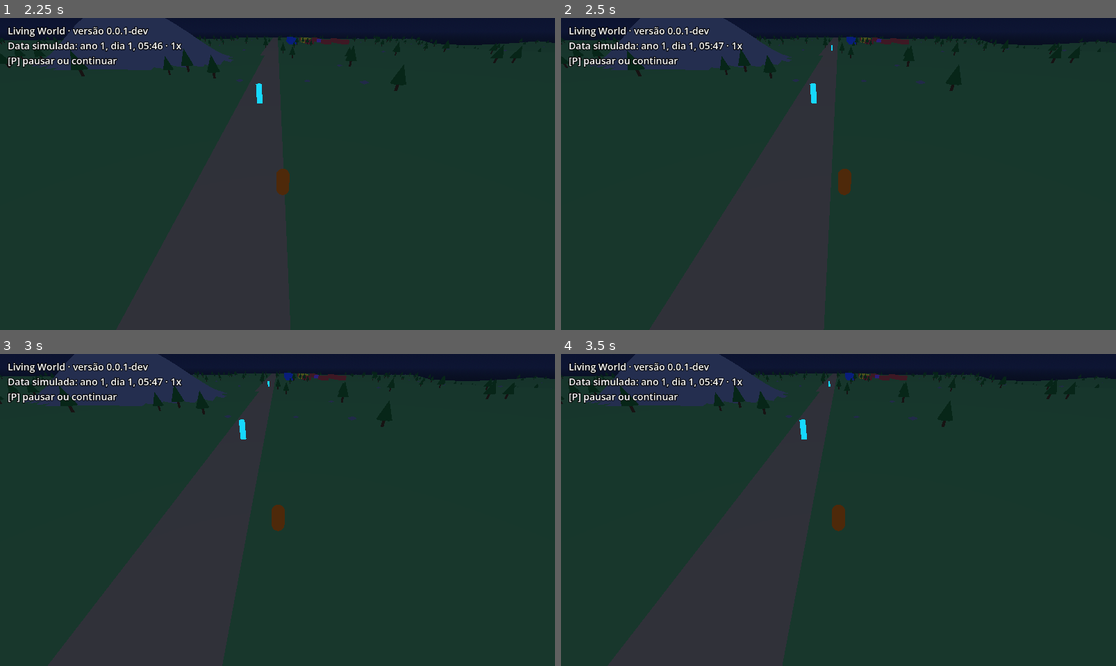
Above: before the commit, frames 1-4 (two rows, left to right).
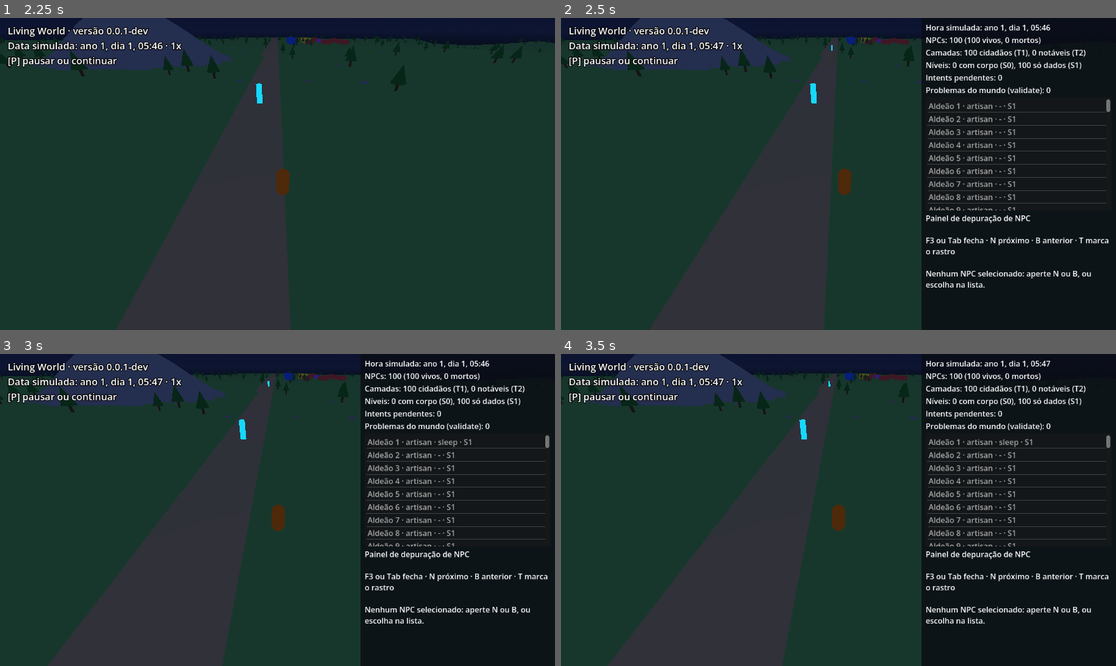
Above: after the commit, the same moments.

Repository: ArthurLK2006/LivingWorld
Game: Godot game, scene res://scenes/main.tscn
The game is run twice, just before and just after one commit, with the same random seed, the same clock (stepped at 60 frames per second) and the same inputs.
Inputs (mouse positions are in pixels of both pictures, inside the frame that each line leads up to):
- Up to frame 1 (2.25 s): tap Enter at 0.5 s; move the mouse to (399, 158) at 0.52 s; hold D (move_right) 0.53-1.25 s; tap Shift (run) at 0.6 s; click (399, 158) at 0.67 s; tap Space (jump) at 0.77 s; tap N (inspector_next, bound only after the commit) at 0.8 s; drag from (166, 189) to (249, 236) at 1.27 s; move the mouse to (333, 105) at 2.02 s; hold D (move_right) from 2.03 s (still down); tap B (inspector_previous, bound only after the commit) at 2.1 s; click (333, 105) at 2.17 s
- Up to frame 2 (2.5 s): keep holding D (move_right); tap Tab (inspector_toggle_alt, bound only after the commit) at 2.3 s
- Up to frame 3 (3 s): release D (move_right) at 2.75 s; drag from (249, 572) to (111, 463) at 2.77 s
- Up to frame 4 (3.5 s): no input

Frame 1 is identical in both runs. In frame 2, 32% of the frame differs, in the area x 64-100%, y 2-100%; in frame 3, 32%; in frame 4, 32%.

Commit message:
LW-082g: ativação do painel de depuração de NPC (teclas e montagem só em desenvolvimento)
Co-Authored-By: Claude Sonnet 5.5 <noreply@anthropic.com>

Diff:
--- a/project.godot
+++ b/project.godot
@@ -110,6 +110,31 @@
 "events": [Object(InputEventMouseButton,"resource_local_to_scene":false,"resource_name":"","device":-1,"window_id":0,"a …(252 unchanged characters)…
 ]
 }
+inspector_toggle={
+"deadzone": 0.2,
+"events": [Object(InputEventKey,"resource_local_to_scene":false,"resource_name":"","device":-1,"window_id":0,"alt_pressed":false,"shift_pressed":false,"ctrl_pressed":false,"meta_pressed":false,"pressed":false,"keycode":0,"physical_keycode":4194334,"key_label":0,"unicode":0,"location":0,"echo":false,"script":null)
+]
+}
+inspector_toggle_alt={
+"deadzone": 0.2,
+"events": [Object(InputEventKey,"resource_local_to_scene":false,"resource_name":"","device":-1,"window_id":0,"alt_pressed":false,"shift_pressed":false,"ctrl_pressed":false,"meta_pressed":false,"pressed":false,"keycode":0,"physical_keycode":4194306,"key_label":0,"unicode":0,"location":0,"echo":false,"script":null)
+]
+}
+inspector_next={
+"deadzone": 0.2,
+"events": [Object(InputEventKey,"resource_local_to_scene":false,"resource_name":"","device":-1,"window_id":0,"alt_pressed":false,"shift_pressed":false,"ctrl_pressed":false,"meta_pressed":false,"pressed":false,"keycode":0,"physical_keycode":78,"key_label":0,"unicode":0,"location":0,"echo":false,"script":null)
+]
+}
+inspector_previous={
+"deadzone": 0.2,
+"events": [Object(InputEventKey,"resource_local_to_scene":false,"resource_name":"","device":-1,"window_id":0,"alt_pressed":false,"shift_pressed":false,"ctrl_pressed":false,"meta_pressed":false,"pressed":false,"keycode":0,"physical_keycode":66,"key_label":0,"unicode":0,"location":0,"echo":false,"script":null)
+]
+}
+inspector_trace={
+"deadzone": 0.2,
+"events": [Object(InputEventKey,"resource_local_to_scene":false,"resource_name":"","device":-1,"window_id":0,"alt_pressed":false,"shift_pressed":false,"ctrl_pressed":false,"meta_pressed":false,"pressed":false,"keycode":0,"physical_keycode":84,"key_label":0,"unicode":0,"location":0,"echo":false,"script":null)
+]
+}
 
 [rendering]
 
--- a/src/app/input_actions.gd
+++ b/src/app/input_actions.gd
@@ -24,8 +24,15 @@
 const CAMERA_ORBIT: StringName = &"camera_orbit"
 const ZOOM_IN: StringName = &"zoom_in"
 const ZOOM_OUT: StringName = &"zoom_out"
+## Painel de depuração de NPC (LW-082g; só em build de desenvolvimento): F3 e Tab abrem e fecham (duas ações, uma tecla cada), N e B trocam de NPC e T marca o rastro [HIP].
+const INSPECTOR_TOGGLE: StringName = &"inspector_toggle"
+const INSPECTOR_TOGGLE_ALT: StringName = &"inspector_toggle_alt"
+const INSPECTOR_NEXT: StringName = &"inspector_next"
+const INSPECTOR_PREVIOUS: StringName = &"inspector_previous"
+const INSPECTOR_TRACE: StringName = &"inspector_trace"
 
 const ALL: Array[StringName] = [
 	MOVE_FORWARD, MOVE_BACK, MOVE_LEFT, MOVE_RIGHT, RUN, JUMP, INTERACT, PAUSE,
 	LOOK_LEFT, LOOK_RIGHT, LOOK_UP, LOOK_DOWN, SPEED_NORMAL, SPEED_DOUBLE, CAMERA_ORBIT, ZOOM_IN, ZOOM_OUT,
+	INSPECTOR_TOGGLE, INSPECTOR_TOGGLE_ALT, INSPECTOR_NEXT, INSPECTOR_PREVIOUS, INSPECTOR_TRACE,
 ]
--- a/src/presentation/world_view/main_world_view.gd
+++ b/src/presentation/world_view/main_world_view.gd
@@ -27,6 +27,8 @@
 ## Os corpos dos NPCs em S0 (LW-072f) e o motorista que os leva até os Intents, criados em código como as caixas dos locais.
 var _bodies_view: NpcBodiesView
 var _body_driver: NpcBodyDriver
+## O painel de depuração de NPC (LW-082g): só existe em build de desenvolvimento (nulo fora dele).
+var _npc_inspector: NpcInspectorPanel
 ## Só informa o foco depois de a TerrainView ter sido ligada a uma ponte.
 var _is_terrain_ready: bool = false
 
@@ -62,6 +64,7 @@
 	_terrain_view.set_focus(_focus_position())
 	_is_terrain_ready = true
 	set_process(true)
+	_npc_inspector = NpcInspectorMount.mount(self, bridge, _texts, OS.is_debug_build())
 
 
 ## Os corpos dos NPCs (LW-072f). A `NpcBodiesView` liga o interruptor de corpos da simulação ao ser ligada à ponte e o motorista é ligado logo em seguida, neste
--- /dev/null
+++ b/src/tools/npc_inspector/npc_inspector_mount.gd
@@ -0,0 +1,21 @@
+class_name NpcInspectorMount
+extends RefCounted
+## Onde o painel de depuração de NPC é montado (LW-082g; contrato em docs/modules/tools.md): **só em build de desenvolvimento**, sem autoload (decisão de Arthur).
+## O sinal de desenvolvimento entra por PARÂMETRO (`is_development_build`; quem chama lê `OS.is_debug_build()`, como o `GameApp` faz), então o teste prova os dois
+## casos. Fora de desenvolvimento o painel nem é criado: nenhum nó, nenhuma consulta à ponte, nenhuma tecla tratada.
+
+const PANEL_NAME: String = "NpcInspectorPanel"
+
+
+## Cria o painel como filho de `parent` e o liga à ponte e aos textos. Devolve o painel, ou nulo se não é build de desenvolvimento (nada é criado) ou se a ligação
+## falhar (o painel já registrou o motivo e é solto).
+static func mount(parent: Node, bridge: SimBridge, texts: UiText, is_development_build: bool) -> NpcInspectorPanel:
+	if not is_development_build:
+		return null
+	var panel: NpcInspectorPanel = NpcInspectorPanel.new()
+	panel.name = PANEL_NAME
+	if not panel.setup(bridge, texts):
+		panel.free()
+		return null
+	parent.add_child(panel)
+	return panel
--- a/src/tools/npc_inspector/npc_inspector_panel.gd
+++ b/src/tools/npc_inspector/npc_inspector_panel.gd
@@ -4,7 +4,7 @@
 ## do mundo e, do NPC selecionado, necessidades, ação, ofício, rastro, memórias e relações. Fica na lateral direita, semitransparente, e o jogo continua
 ## rodando. Só LÊ: consulta a ponte (`peek_*`) e entrega as respostas ao `NpcInspectorModel`, que decide o que mostrar; a ÚNICA escrita é `toggle_trace`, que
 ## marca ou desmarca o NPC para o rastro (`request_set_npc_traced`; decisão de Arthur). Todo texto vem de data/text/pt_br.json (`UiText`); os ids dos dados
-## aparecem crus. Começa FECHADO. Quem abre, fecha e troca de NPC por tecla é a LW-082g; aqui só estão os métodos.
+## aparecem crus. Começa FECHADO. As teclas (LW-082g) entram só como AÇÕES nomeadas (`InputActions`, nenhuma tecla escrita aqui): abrir e fechar valem sempre; próximo, anterior e marcar só com o painel aberto.
 
 ## Valores [HIP]: a camada fica acima do HUD, a largura é a fração da tela e a cor é de fundo semitransparente. 4 atualizações por segundo e o resumo do
 ## mundo, que é mais caro, cerca de 1 vez por segundo (decisão de Arthur, Q6).
@@ -122,6 +122,24 @@
 	refresh()
 
 
+## Trata a ação de entrada e devolve verdadeiro se o evento era dela. F3 e Tab (duas ações) abrem e fecham; N, B e T só valem com o painel aberto (fechado, deixam o evento passar).
+func handle_action(event: InputEvent) -> bool:
+	if event.is_action_pressed(InputActions.INSPECTOR_TOGGLE) or event.is_action_pressed(InputActions.INSPECTOR_TOGGLE_ALT):
+		toggle()
+		return true
+	if not visible:
+		return false
+	if event.is_action_pressed(InputActions.INSPECTOR_NEXT):
+		select_next()
+	elif event.is_action_pressed(InputActions.INSPECTOR_PREVIOUS):
+		select_previous()
+	elif event.is_action_pressed(InputActions.INSPECTOR_TRACE):
+		toggle_trace()
+	else:
+		return false
+	return true
+
+
 ## Consulta a ponte (lista, e do selecionado o detalhe, o rastro, as memórias e as relações), entrega ao modelo e redesenha.
 func refresh() -> void:
 	if _bridge == null:
@@ -164,6 +182,11 @@
 	if _refresh_left_s <= 0.0:
 		_refresh_left_s = REFRESH_INTERVAL_S
 		refresh()
+
+
+func _unhandled_input(event: InputEvent) -> void:
+	if handle_action(event):
+		get_viewport().set_input_as_handled()
 
 
 func _on_list_item_selected(index: int) -> void:
--- a/tests/unit/test_input_actions.gd
+++ b/tests/unit/test_input_actions.gd
@@ -2,7 +2,7 @@
 ## LW-044: mapa de entradas. Todas as ações existem no InputMap com as teclas de E1 (por tecla física), nenhuma tecla vale para
 ## duas ações, e a pausa do GameApp é tratada pela AÇÃO, sem tecla fixa. Sem janela.
 
-const ACTION_COUNT: int = 17
+const ACTION_COUNT: int = 22
 const GAME_APP_SOURCE: String = "res://src/app/game_app.gd"
 const UNSPECIFIED: KeyLocation = KEY_LOCATION_UNSPECIFIED
 ## Teclas padrão da decisão E1 de Arthur (DEC-116): ação -> [tecla física, localização].
@@ -21,6 +21,11 @@
 	InputActions.LOOK_DOWN: [KEY_DOWN, KEY_LOCATION_UNSPECIFIED],
 	InputActions.SPEED_NORMAL: [KEY_1, KEY_LOCATION_UNSPECIFIED],
 	InputActions.SPEED_DOUBLE: [KEY_2, KEY_LOCATION_UNSPECIFIED],
+	InputActions.INSPECTOR_TOGGLE: [KEY_F3, KEY_LOCATION_UNSPECIFIED],
+	InputActions.INSPECTOR_TOGGLE_ALT: [KEY_TAB, KEY_LOCATION_UNSPECIFIED],
+	InputActions.INSPECTOR_NEXT: [KEY_N, KEY_LOCATION_UNSPECIFIED],
+	InputActions.INSPECTOR_PREVIOUS: [KEY_B, KEY_LOCATION_UNSPECIFIED],
+	InputActions.INSPECTOR_TRACE: [KEY_T, KEY_LOCATION_UNSPECIFIED],
 }
 ## Botões de mouse da decisão D3 do lote 3: ação -> botão (botão direito arrastado gira a câmera, a roda dá zoom).
 const MOUSE_BUTTONS: Dictionary[StringName, MouseButton] = {
--- /dev/null
+++ b/tests/unit/test_npc_inspector_activation.gd
@@ -0,0 +1,91 @@
+extends GutTest
+## LW-082g: a ativação do painel de depuração de NPC (src/tools/npc_inspector/npc_inspector_mount.gd e `handle_action` do painel; contrato em docs/modules/tools.md),
+## sem janela e com o jogo real em build de desenvolvimento. Confere que F3 e Tab (duas ações) abrem e fecham, que N, B e T só valem com o painel ABERTO, que o painel
+## só é montado em build de desenvolvimento (o sinal entra por parâmetro) e que a cena principal o monta pelo gancho com `OS.is_debug_build()`. As teclas em si
+## (F3, Tab, N, B e T, sem repetir em outra ação) estão em tests/unit/test_input_actions.gd.
+
+const DATA_DIR: String = "res://data"
+const WORLD_SEED: int = 5
+const MAIN_VIEW_SOURCE: String = "res://src/presentation/world_view/main_world_view.gd"
+const MOUNT_CALL: String = "NpcInspectorMount.mount(self, bridge, _texts, OS.is_debug_build())"
+
+var _texts: UiText
+var _host: SimulationHostNode
+var _bridge: SimBridge
+
+
+func before_all() -> void:
+	var loaded: UiText.LoadResult = UiText.from_file(UiText.DEFAULT_PATH)
+	assert_true(loaded.result.ok, loaded.result.message)
+	_texts = loaded.texts
+
+
+func before_each() -> void:
+	var data: NpcLifeCheck.GameData = NpcLifeCheck.load_game_data()
+	assert_eq(data.problem, "", "Os dados reais do jogo carregam.")
+	var setup: NpcSetup = NpcSetup.from_dir(DATA_DIR, SettlementService.new(data.settlements, data.places), true)
+	assert_true(setup.result.ok, setup.result.message)
+	_host = SimulationHostNode.new()
+	_host.start_new_game(WORLD_SEED, data.terrain, data.points, setup)
+	_bridge = SimBridge.new(_host, data.terrain, data.places, _host.npc)
+
+
+func after_each() -> void:
+	_host.runner.finish()
+	_host.free()
+
+
+func _press(panel: NpcInspectorPanel, action: StringName) -> bool:
+	var event: InputEventAction = InputEventAction.new()
+	event.action = action
+	event.pressed = true
+	return panel.handle_action(event)
+
+
+func _mounted(is_development_build: bool = true) -> NpcInspectorPanel:
+	var holder: Node = Node.new()
+	add_child_autofree(holder)
+	return NpcInspectorMount.mount(holder, _bridge, _texts, is_development_build)
+
+
+func test_f3_and_tab_open_and_close_and_the_other_actions_only_work_while_it_is_open() -> void:
+	var panel: NpcInspectorPanel = _mounted()
+	var ids: Array[int] = _host.npc.peek_npc_ids()
+	assert_false(panel.is_open(), "Começa fechado.")
+	for closed_action: StringName in [InputActions.INSPECTOR_NEXT, InputActions.INSPECTOR_PREVIOUS, InputActions.INSPECTOR_TRACE, InputActions.JUMP]:
+		assert_false(_press(panel, closed_action), "Fechado, '%s' deixa o evento passar." % closed_action)
+	assert_eq(panel.model().selected_id(), NpcInspectorModel.NO_NPC, "E nada mudou.")
+	assert_true(_press(panel, InputActions.INSPECTOR_TOGGLE))
+	assert_true(panel.is_open(), "F3 abre.")
+	assert_true(_press(panel, InputActions.INSPECTOR_NEXT))
+	assert_true(_press(panel, InputActions.INSPECTOR_NEXT))
+	assert_eq(panel.model().selected_id(), ids[1], "N vai ao próximo.")
+	assert_true(_press(panel, InputActions.INSPECTOR_PREVIOUS))
+	assert_eq(panel.model().selected_id(), ids[0], "B volta ao anterior.")
+	assert_true(_press(panel, InputActions.INSPECTOR_TRACE))
+	assert_true(panel.model().is_traced(), "T marca o NPC selecionado para o rastro.")
+	assert_false(_press(panel, InputActions.JUMP), "Aberto, uma ação que não é do painel também passa.")
+	assert_true(_press(panel, InputActions.INSPECTOR_TOGGLE_ALT))
+	assert_false(panel.is_open(), "Tab fecha.")
+
+
+func test_the_panel_is_only_mounted_in_a_development_build() -> void:
+	assert_null(_mounted(false), "Fora de desenvolvimento nada é criado.")
+	var holder: Node = Node.new()
+	add_child_autofree(holder)
+	assert_null(NpcInspectorMount.mount(holder, _bridge, _texts, false))
+	assert_eq(holder.get_child_count(), 0, "Nenhum nó foi posto na cena.")
+	var panel: NpcInspectorPanel = NpcInspectorMount.mount(holder, _bridge, _texts, true)
+	assert_not_null(panel)
+	assert_eq([holder.get_child_count(), panel.name], [1, NpcInspectorMount.PANEL_NAME as StringName])
+	assert_false(panel.is_open())
+	assert_null(NpcInspectorMount.mount(holder, null, _texts, true), "Ponte nula: sem painel.")
+	assert_push_error("NpcInspectorPanel.setup")
+	assert_eq(holder.get_child_count(), 1, "E nada sobrou na cena.")
+
+
+func test_the_main_scene_mounts_the_panel_once_with_the_engine_development_flag() -> void:
+	var source: String = FileAccess.get_file_as_string(MAIN_VIEW_SOURCE)
+	assert_false(source.is_empty(), "Não foi possível ler %s." % MAIN_VIEW_SOURCE)
+	assert_eq(source.count("NpcInspectorMount.mount("), 1, "Um só ponto monta o painel.")
+	assert_true(source.contains(MOUNT_CALL), "Com o sinal de build de desenvolvimento do motor.")
Not shown, added: src/tools/npc_inspector/npc_inspector_mount.gd.uid
Not shown, added: tests/unit/test_npc_inspector_activation.gd.uid
Not shown, changed: docs/modules/app.md
Not shown, changed: docs/modules/tools.md
